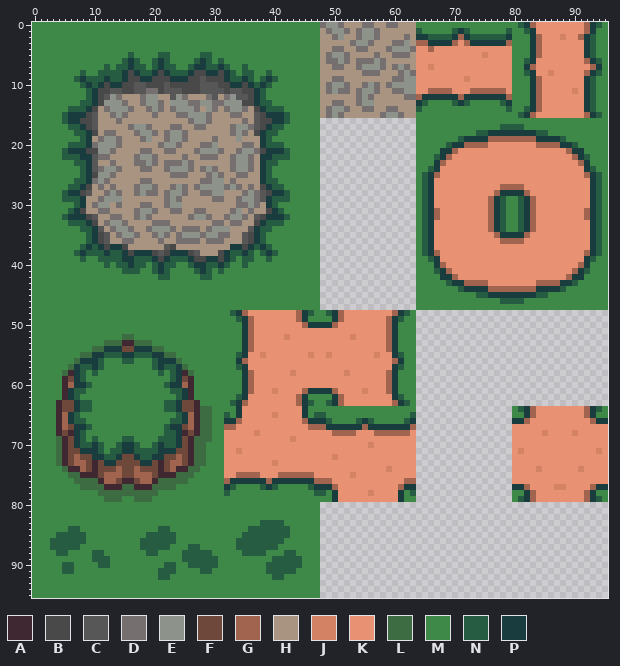
Pixel-art file, stored at Assets/Cute_Fantasy_Free/Tiles/Path_Tile.ase. Above, as it was before the edit.
96x96 pixels, 1 frame. Colours within 5 levels of each other are drawn and written as one.
Palette (. is transparent): A #3f2832  B #494949  C #565756  D #756f6f  E #8d928a  F #6d483b  G #a0644f  H #a89480  J #d38264  K #e99273  L #3d6c43  M #3e8948  N #265c42  P #193c3e
Pixels before (only the part around the change), first column x 57:
35 .......MNPKKKKKKKKKKGPPPPGKKKKKKKKKKPNM
36 .......MNPKKKKKKKKKKKGGGGKKKKKKKKKKKPNM
37 .......MNPKKKKKKKKKKKKKKKKKKKKKKKKKKPNM
38 .......MNPGKKKKKKKKKKKKKKKKKKKKKKKKGPNM
39 .......MMNPKKKKKKKKKKKKKKKKKKKKKKKKPNMM
40 .......MMMPGKKKKKKKKKKKKKKKKKKKKKKGPMMM
41 .......MMMNPGKKKKKKKKKKKKKKKKKKKKGPNMMM
42 .......MMMMPPGKKKKKKKKKKKKKKKKKKGPPMMMM
43 .......MMMMMNPPGGGGKKKKKKKKGGGGPPNMMMMM
44 .......MMMMMMMNPPPPGGGGGGGGPPPPNMMMMMMM
45 .......MMMMMMMMMMNNPPPPPPPPNNMMMMMMMMMM
46 .......MMMMMMMMMMMMMMNNNNMMMMMMMMMMMMMM
47 .......MMMMMMMMMMMMMMMMMMMMMMMMMMMMMMMM
48 KKKGPNM................................
49 KKGPNMM................................
50 KKGPMMM................................
51 KKGPMMM................................
52 KKGPMMM................................
53 KKGPMMM................................
54 KKGPMMM................................
55 JKKPNMM................................
56 KKKGPMM................................
57 KKKPNMM................................
58 KKGPMMM................................
59 KKGPMMM................................
60 KKGPMMM................................
61 KKGPMMM................................
62 KKKPNMM................................
63 KKKGPNM................................
64 MMMMMMM................MNPGKKKKKKKKGPNM
65 MMMMMMN................MMPGKKKKKKKKGPMM
66 MMMMMNP................PPGKKKKKKKKKKGPP
67 PPPPPPG................KKKKKKKKKKKKKKKK
68 GGGGGGK................KKKKKJKKKKJKKKKK
69 KKKKKKK................KKKKKKKKKKKKKKKK
70 KKKKKKK................KKKKKKKKKKKKKKKK
71 KKKKKKK................KJKKKKKKKKKKKKJK
72 KKKKKKK................KKKKKKKKKKKKKKKK
73 KKKKKKK................KKKKKKKKKKKKKKKK
74 KKJKKKK................KKKKJKKKKKKJKKKK
75 KKKKKKK................KKKKKKKKKKKKKKKK
76 KKKKKGG................KKKKKKKKKKKKKKKK
77 KKKKGPP................PPGKKKKJJKKKKGPP
78 KKKKPMN................MMPGKKKKKKKKGPMM
79 KKKKPMM................MNPGKKKKKKKKGPNM
80 .......................................
81 .......................................
82 .......................................
83 .......................................
84 .......................................
85 .......................................
86 .......................................
87 .......................................
88 .......................................
89 .......................................
90 .......................................
91 .......................................
92 .......................................
93 .......................................
94 .......................................
95 .......................................
After:
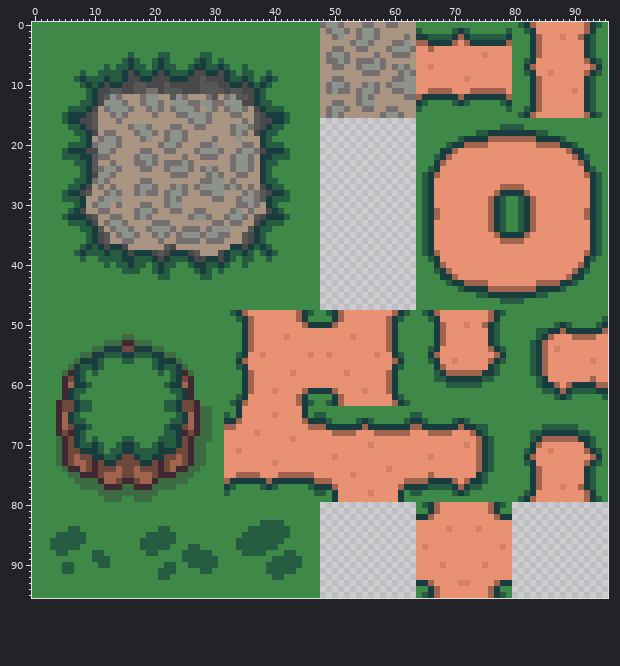
The exact change:
Layer "Layer":
y 48: x 64..95 ................................ -> MNPGKKKKKKKKGPNMMMMMMMMMMMMMMMMM
y 49: x 64..95 ................................ -> MMNPKKKKKKKKGPMMMMMMMMMMMMMMMMMN
y 50: x 64..95 ................................ -> MMMPGKKKJKKGPNMMMMMMMMMNPNMMMMNP
y 51: x 64..95 ................................ -> MMMPGKKKKKKKPNMMMMMMNNPPGPPPPPPG
y 52: x 64..95 ................................ -> MMMPGKKKKKKKPNMMMMMMNPGKKKGGGGKK
y 53: x 64..95 ................................ -> MMMPGKKKKKKKPNMMMMMNPGKKKKKKKKKK
y 54: x 64..95 ................................ -> MMNPKKKKKKKKGPNMMMMNPGKJKKKKKKKK
y 55: x 64..95 ................................ -> MMPGKKKKKKKKKGPMMMMNPGKKKKKKKKKK
y 56: x 64..95 ................................ -> MMNPKKJKKKKKGPNMMMMNPGKKKKKKKJKK
y 57: x 64..95 ................................ -> MMMPGKKKKKKKPNMMMMMNPGKKKKKKKKKK
y 58: x 64..95 ................................ -> MMMNPGGGGGGPPNMMMMMNPGKKKKKKKKKK
y 59: x 64..95 ................................ -> MMMNNPPPPPPNNMMMMMMMNPKKKKKKKGKK
y 60: x 64..95 ................................ -> MMMMMNNNNNNMMMMMMMMMNPPGKGPPPPGG
y 61: x 64..95 ................................ -> MMMMMMMMMMMMMMMMMMMMMNNPGPNNNNPP
y 62: x 64..95 ................................ -> MMMMMMMMMMMMMMMMMMMMMMMNPNMMMMMN
y 63: x 64..95 ................................ -> MMMMMMMMMMMMMMMMMMMMMMMMMMMMMMMM
y 64: x 64..79 ................ -> MMMMMMMMMMMMMMMM; x 81..94 NPGKKKKKKKKGPN -> MMMMMMMMMMMMMM
y 65: x 64..79 ................ -> NMMMMMMMMMMMMMMM; x 82..93 PGKKKKKKKKGP -> MMMMMMMMMMMM
y 66: x 64..95 ................PPGKKKKKKKKKKGPP -> PNMMMMNPNMMMMMMMMMMMMMMMMMMMMMMM
y 67: x 64..95 ................KKKKKKKKKKKKKKKK -> GPPPPPPGPPNNMMMMMMMMMNNNNNNMMMMM
y 68: x 64..95 ................KKKKKJKKKKJKKKKK -> KKGGGGKKKGPNMMMMMMMNNPPPPPPNNMMM
y 69: x 64..95 ................KKKKKKKKKKKKKKKK -> KKKKKKKKKKGPNMMMMMMNPGGGGGGPPNMM
y 70: x 64..84 ................KKKKK -> KKKKKKKKJKGPNMMMMMMPG; x 92..95 KKKK -> PNMM
y 71: x 64..83 ................KJKK -> KKKKKKKKKKGPNMMMMMNP; x 86 K -> J; x 92..95 KKJK -> GPNM
y 72: x 64..83 ................KKKK -> KKJKKKKKKKGPNMMMMMPG; x 93..95 KKK -> GPM
y 73: x 64..83 ................KKKK -> KKKKKKKKKKGPNMMMMMNP; x 92..95 KKKK -> GPNM
y 74: x 64..84 ................KKKKJ -> KKKKKKKKKKGPNMMMMMMPG; x 91..95 JKKKK -> KPNMM
y 75: x 64..84 ................KKKKK -> KKGKKKKKKKPNMMMMMMMPG; x 92..95 KKKK -> PNMM
y 76: x 64..84 ................KKKKK -> GGPPPPGKGPPNMMMMMMMPG; x 92..95 KKKK -> PNMM
y 77: x 64..84 ................PPGKK -> PPNNNNPGPNNMMMMMMMMPG; x 87 J -> K; x 91..95 KKGPP -> GPNMM
y 78: x 64..79 ................ -> NMMMMMNPNMMMMMMM; x 82..83 PG -> NP
y 79: x 64..79 ................ -> MMMMMMMMMMMMMMMM
y 80: x 64..79 ................ -> MNPGKKKKKKKKGPNM
y 81: x 64..79 ................ -> MMPGKKKKKKKKGPMM
y 82: x 64..79 ................ -> PPGKKKKKKKKKKGPP
y 83: x 64..79 ................ -> KKKKKKKKKKKKKKKK
y 84: x 64..79 ................ -> KKKKKJKKKKJKKKKK
y 85..86: x 64..79 ................ -> KKKKKKKKKKKKKKKK
y 87: x 64..79 ................ -> KJKKKKKKKKKKKKJK
y 88..89: x 64..79 ................ -> KKKKKKKKKKKKKKKK
y 90: x 64..79 ................ -> KKKKJKKKKKKJKKKK
y 91..92: x 64..79 ................ -> KKKKKKKKKKKKKKKK
y 93: x 64..79 ................ -> PPGKKKKJJKKKKGPP
y 94: x 64..79 ................ -> MMPGKKKKKKKKGPMM
y 95: x 64..79 ................ -> MNPGKKKKKKKKGPNM
Changed places in both pictures, as pixel boxes (x1, y1, x2, y2):
changed: (416, 310, 608, 598)
